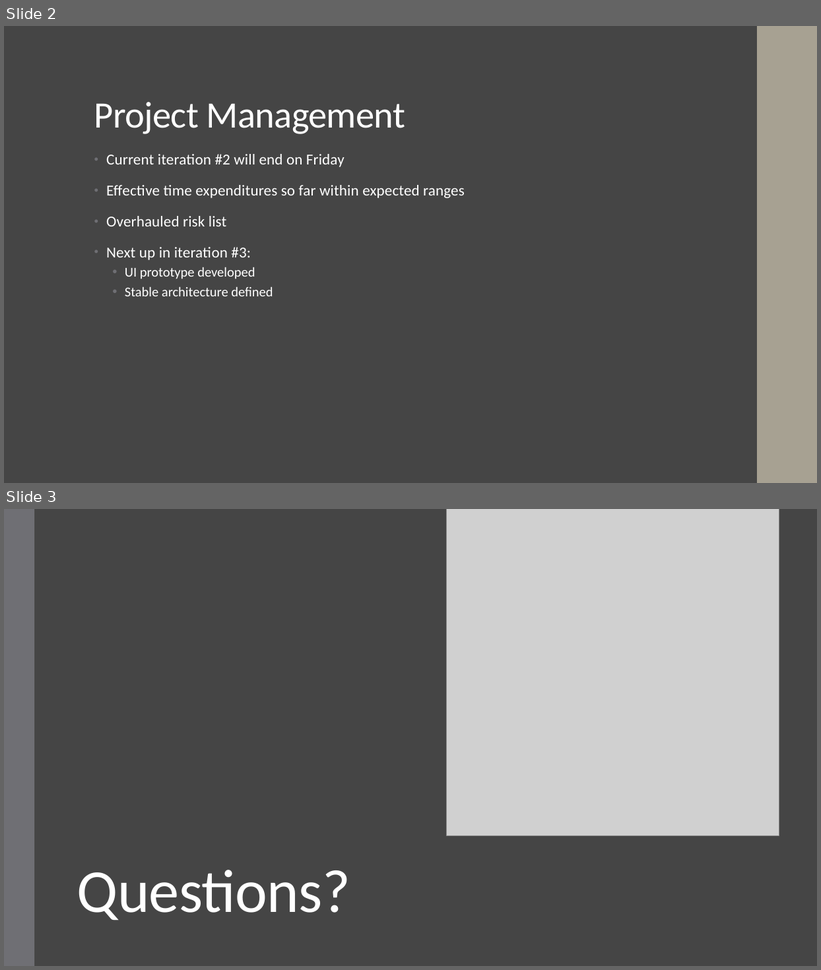
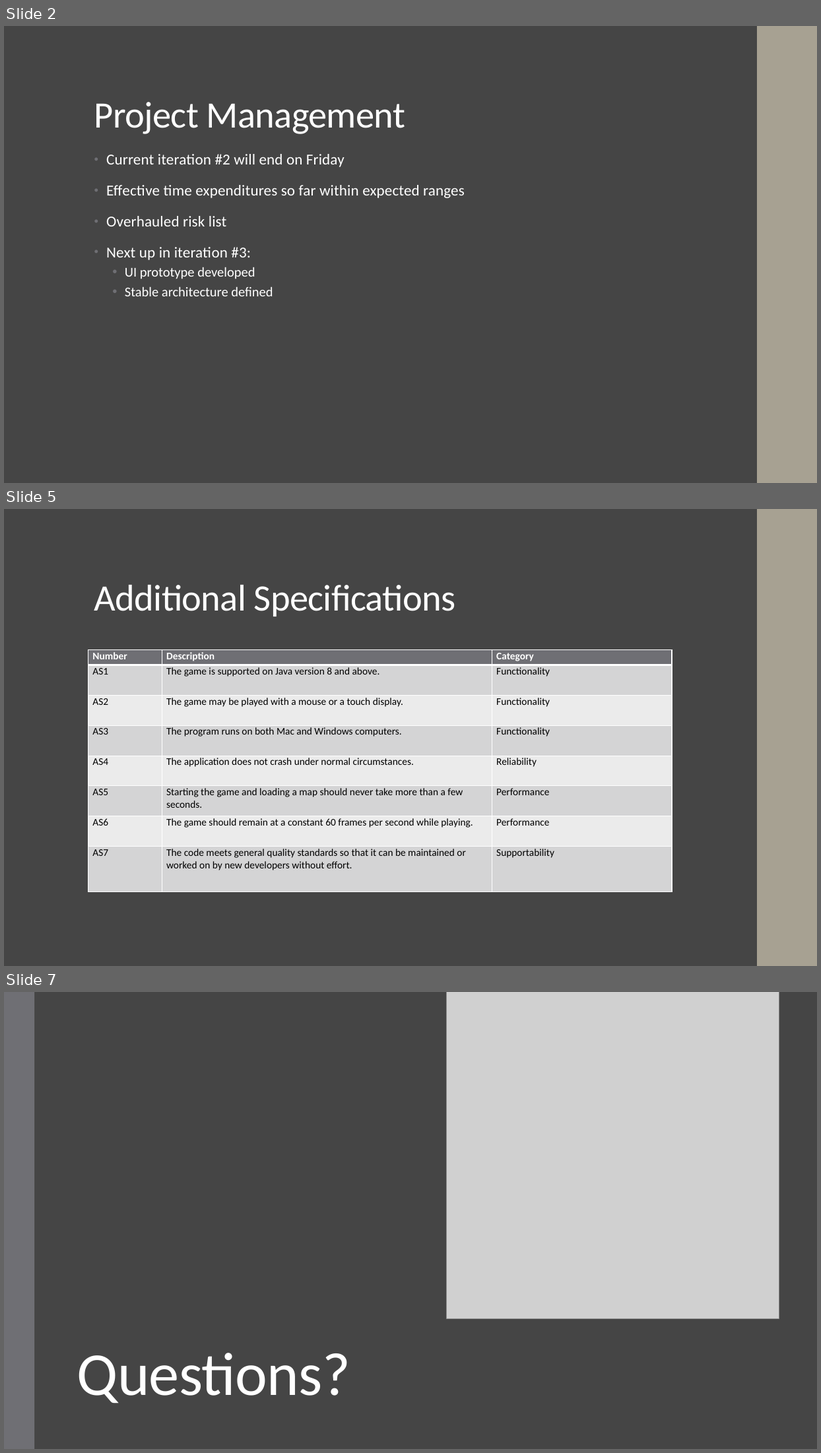
Before and after one commit to raember/Tower-Hopscotch, a slide deck: documents/milestone2/Project Analysis Presentation.pptx. Shown one above the other, each under a label of ours: slides 2 and 3 before the commit, slides 2, 5 and 7 after it; the slides between them are not shown. The pictures are 821x970 and 821x1453 pixels, drawn with LibreOffice and Linux fonts; fonts in the diff are those of the drawing; grey boxes stand for pictures. Boxes give left, top, right and bottom in pixels: in the first picture for what was removed or moved away, otherwise in the second. Text is boxed around its words. In the diff, an @@ line names an element or a change of style, - is before the commit and + after.

Commit message:
finished presentation slides

```diff
--- a/documents/milestone2/Project Analysis Presentation.pptx
+++ b/documents/milestone2/Project Analysis Presentation.pptx
@@ slide 5 added at (4,509,817,966), background #454545; not listed: 1 template element that a slide beside it also shows @@
@@ title added at (94,585,456,617), 44 pt, text #FFFFFF @@
+Additional Specifications
@@ table added at (88,650,672,892), 8 rows, 3 columns @@
+Number | Description | Category
+AS1 | The game is supported on Java version 8 and above. | Functionality
+AS2 | The game may be played with a mouse or a touch display. | Functionality
+AS3 | The program runs on both Mac and Windows computers. | Functionality
+AS4 | The application does not crash under normal circumstances. | Reliability
+AS5 | Starting the game and loading a map should never take more than a few seconds. | Performance
+AS6 | The game should remain at a constant 60 frames per second while playing. | Performance
+AS7 | The code meets general quality standards so that it can be maintained or worked on by new developers without effort. | Supportability
@@ what was slide 3 is now slide 7 @@
```
Also in this commit, not shown: 3 other slides added.
